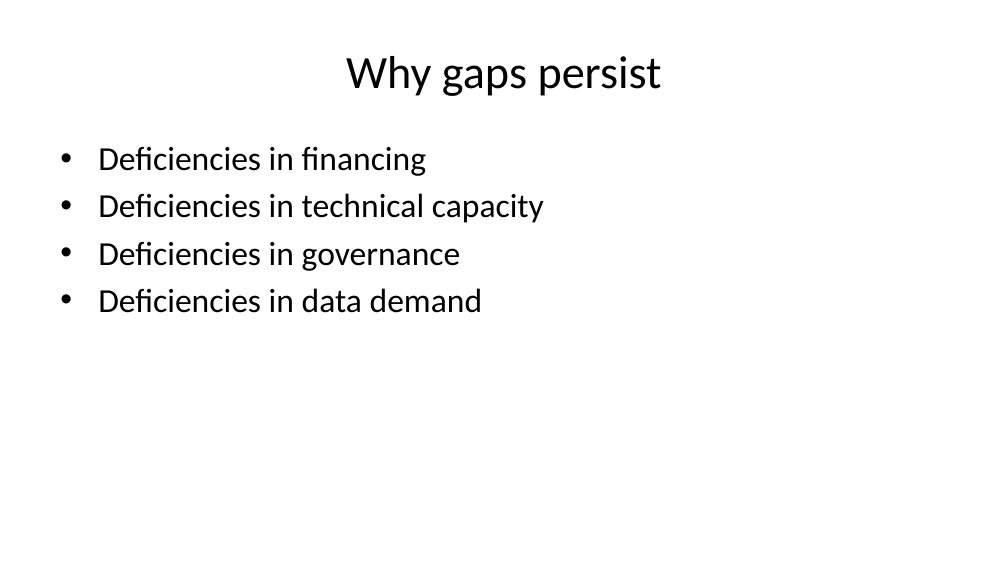
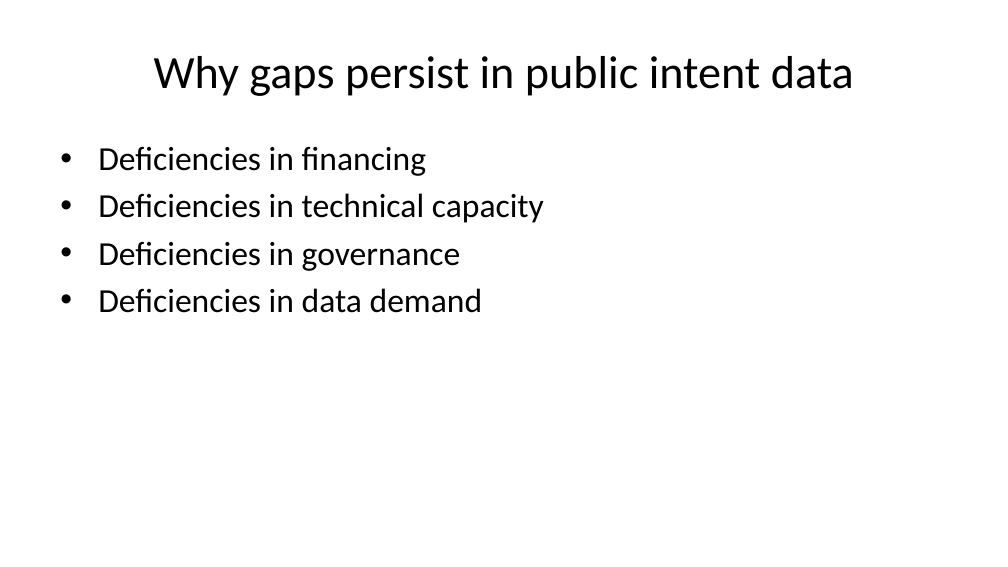
Before and after one commit to tamanh-oxford/capacity-development, a slide deck: slide 23 of data-frameworks/01-global-landscape.pptx (slide 15 before the commit). Drawn at 1008x567 pixels with LibreOffice and Linux fonts; fonts in the diff are those of the drawing. Boxes give left, top, right and bottom in pixels: in the first picture for what was removed or moved away, otherwise in the second. Text is boxed around its words. In the diff, an @@ line names an element or a change of style, - is before the commit and + after.

```diff
--- a/data-frameworks/01-global-landscape.pptx
+++ b/data-frameworks/01-global-landscape.pptx
@@ title at (154,56,854,96): text changed @@
-Why gaps persist
+Why gaps persist in public intent data
```
Also in this commit, not shown: 2 other slides changed, 9 slides added, 28 other files.
